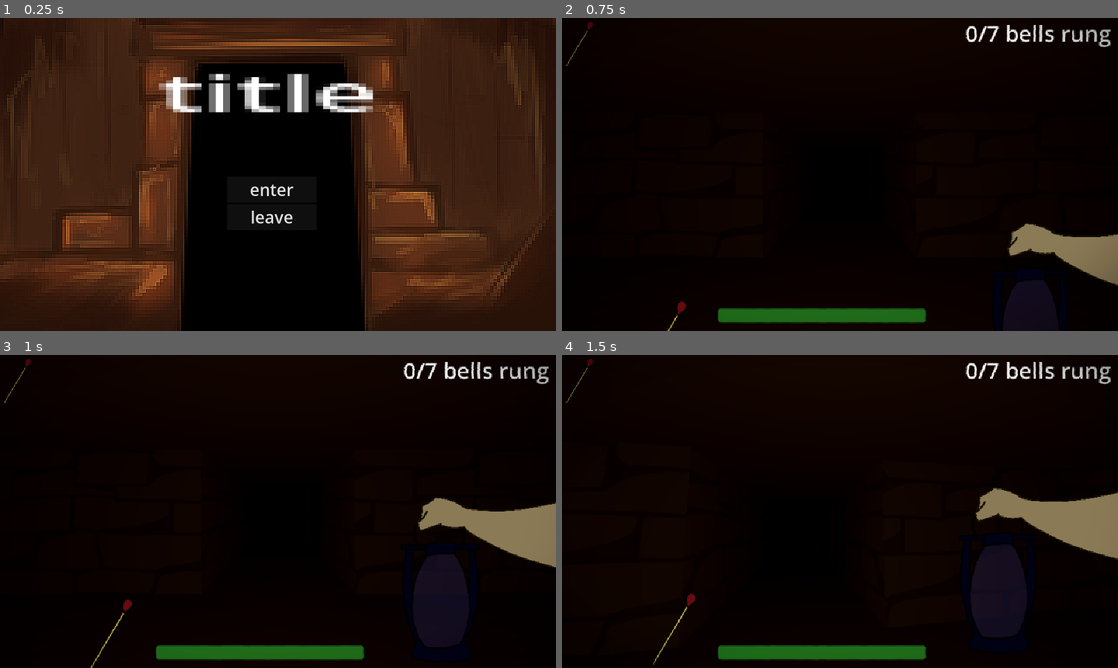
Above: before the commit, frames 1-4 (two rows, left to right).
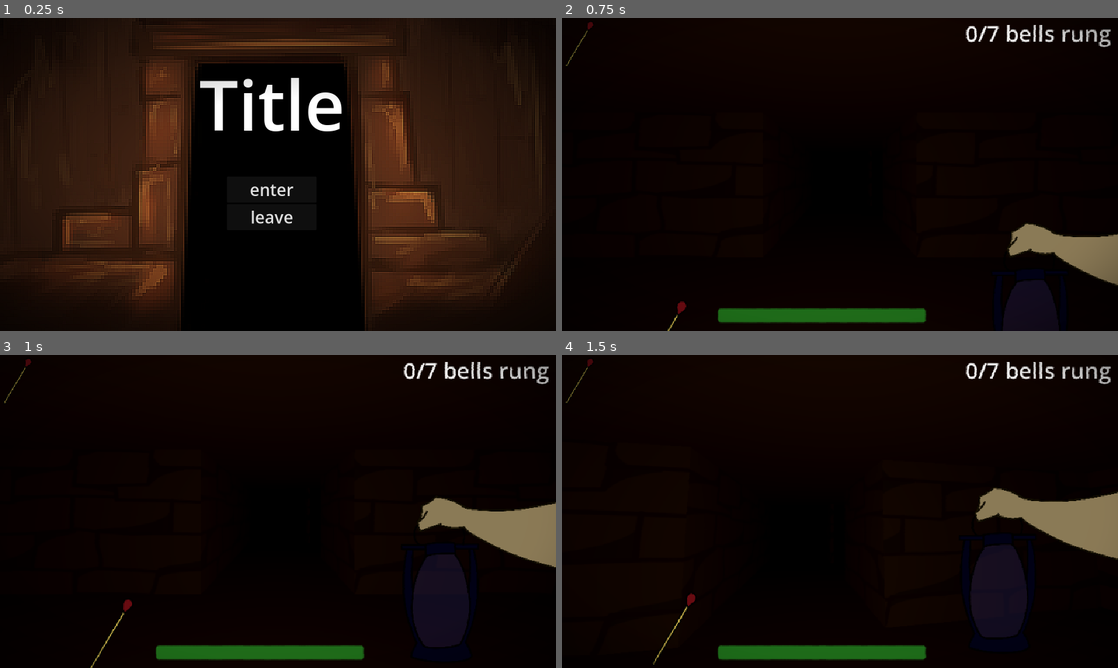
Above: after the commit, the same moments.

Repository: AvenirTheArtist/MazeGame
Game: Godot game, scene res://main_menu.tscn
Two runs of this game, one before a commit and one after it. Both use one fixed random seed, a clock stepped at 60 frames per second and the inputs below.
Inputs (mouse positions are in pixels of both pictures, inside the frame that each line leads up to):
- Up to frame 1 (0.25 s): no input
- Up to frame 2 (0.75 s): click "enter" at 0.5 s
- Up to frame 3 (1 s): no input
- Up to frame 4 (1.5 s): tap Enter (ui_accept) at 1.25 s; move the mouse to (867, 511) at 1.27 s; hold W (forward) from 1.28 s (still down); right-click (867, 511) at 1.35 s

The runs differ from the first frame. In frame 1, 26% of the frame differs, in the area x 0-100%, y 0-100%; in frame 2, nothing differs; in frame 3, nothing differs; in frame 4, nothing differs.

Commit message:
adder a vignette shader to main menu

Diff:
--- a/main_menu.tscn
+++ b/main_menu.tscn
@@ -3,6 +3,13 @@
 [ext_resource type="Script" uid="uid://cmjk4i4eb3s6g" path="res://scripts/main_menu.gd" id="1_7vrkn"]
 [ext_resource type="PackedScene" uid="uid://cn4nyp8cm2sml" path="res://maps/maze_level.tscn" id="2_fu7sn"]
 [ext_resource type="Texture2D" uid="uid://bpw64b14gfdv" path="res://images/menu.png" id="3_fu7sn"]
+[ext_resource type="Shader" uid="uid://eqx10loadpa1" path="res://shaders/vignette.gdshader" id="4_jix8l"]
+
+[sub_resource type="ShaderMaterial" id="ShaderMaterial_glbon"]
+shader = ExtResource("4_jix8l")
+shader_parameter/alpha = 0.5
+shader_parameter/inner_radius = 0.45
+shader_parameter/outer_radius = 1.1
 
 [node name="main_menu" type="Control" unique_id=586736589]
 layout_mode = 3
@@ -13,11 +20,6 @@
 grow_vertical = 2
 script = ExtResource("1_7vrkn")
 level = ExtResource("2_fu7sn")
-
-[node name="Menu" type="Sprite2D" parent="." unique_id=1497869094]
-position = Vector2(800, 450)
-scale = Vector2(0.833, 0.833)
-texture = ExtResource("3_fu7sn")
 
 [node name="VBoxContainer" type="VBoxContainer" parent="." unique_id=1687815714]
 layout_mode = 1
@@ -43,14 +45,40 @@
 theme_override_font_sizes/font_size = 48
 text = "leave"
 
-[node name="Label" type="Label" parent="." unique_id=1169378660]
-layout_mode = 0
-offset_left = 457.00003
-offset_top = 106.0
-offset_right = 497.00003
-offset_bottom = 129.0
-scale = Vector2(20.544336, 9.166533)
-text = "title"
+[node name="CanvasLayer" type="CanvasLayer" parent="." unique_id=651668486]
+layer = -2
+
+[node name="menuimage" type="TextureRect" parent="CanvasLayer" unique_id=541341129]
+z_index = -1
+anchors_preset = 15
+anchor_right = 1.0
+anchor_bottom = 1.0
+grow_horizontal = 2
+grow_vertical = 2
+texture = ExtResource("3_fu7sn")
+expand_mode = 1
+
+[node name="Label" type="Label" parent="CanvasLayer" unique_id=1169378660]
+anchors_preset = 5
+anchor_left = 0.5
+anchor_right = 0.5
+offset_left = -210.0
+offset_top = 110.0
+offset_right = 175.0
+offset_bottom = 383.0
+grow_horizontal = 2
+theme_override_font_sizes/font_size = 200
+text = "Title"
+horizontal_alignment = 1
+vertical_alignment = 1
+
+[node name="vignette" type="ColorRect" parent="CanvasLayer" unique_id=1856517968]
+material = SubResource("ShaderMaterial_glbon")
+anchors_preset = 15
+anchor_right = 1.0
+anchor_bottom = 1.0
+grow_horizontal = 2
+grow_vertical = 2
 
 [connection signal="pressed" from="VBoxContainer/start" to="." method="_on_start_pressed"]
 [connection signal="pressed" from="VBoxContainer/leave" to="." method="_on_leave_pressed"]
--- /dev/null
+++ b/shaders/vignette.gdshader
@@ -0,0 +1,12 @@
+shader_type canvas_item;
+
+uniform float alpha = 1.0;
+uniform float inner_radius = 0.0;
+uniform float outer_radius = 1.0;
+
+void fragment() {
+	float x = abs(UV.r-.5)*2.0;
+	float y = abs(UV.g-.5)*2.0;
+	float q = 1.0-(1.0-sqrt(x*x+y*y)/outer_radius)/(1.0-inner_radius);
+	COLOR = vec4(0, 0, 0, q*alpha);
+}
Not shown, added: shaders/vignette.gdshader.uid
